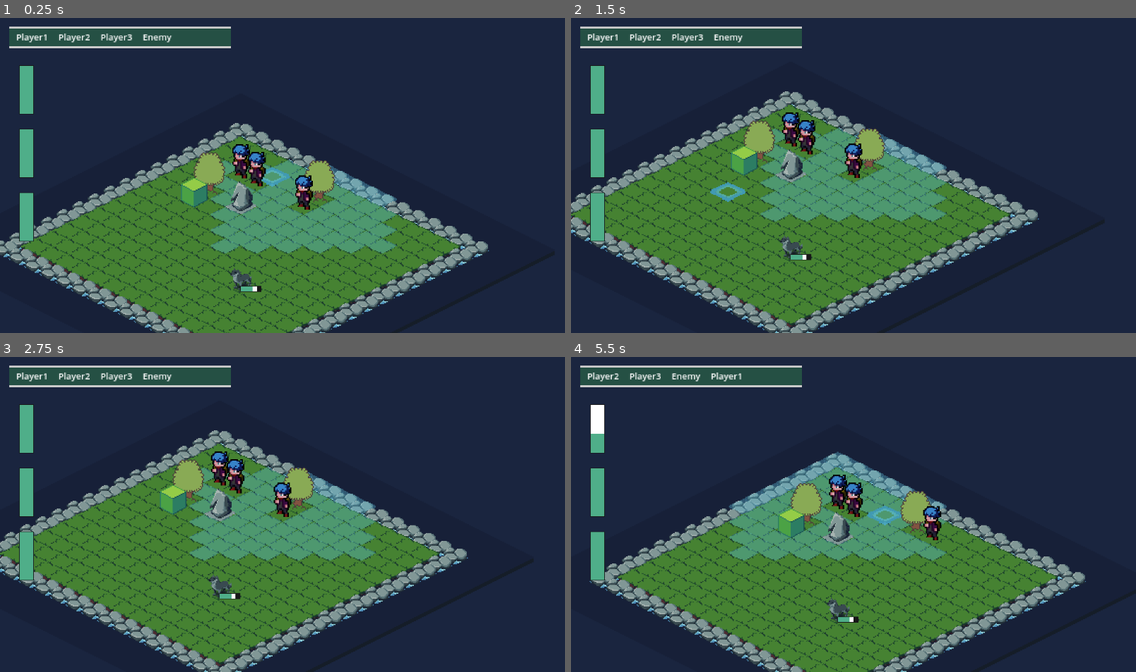
Above: before the commit, frames 1-4 (two rows, left to right).
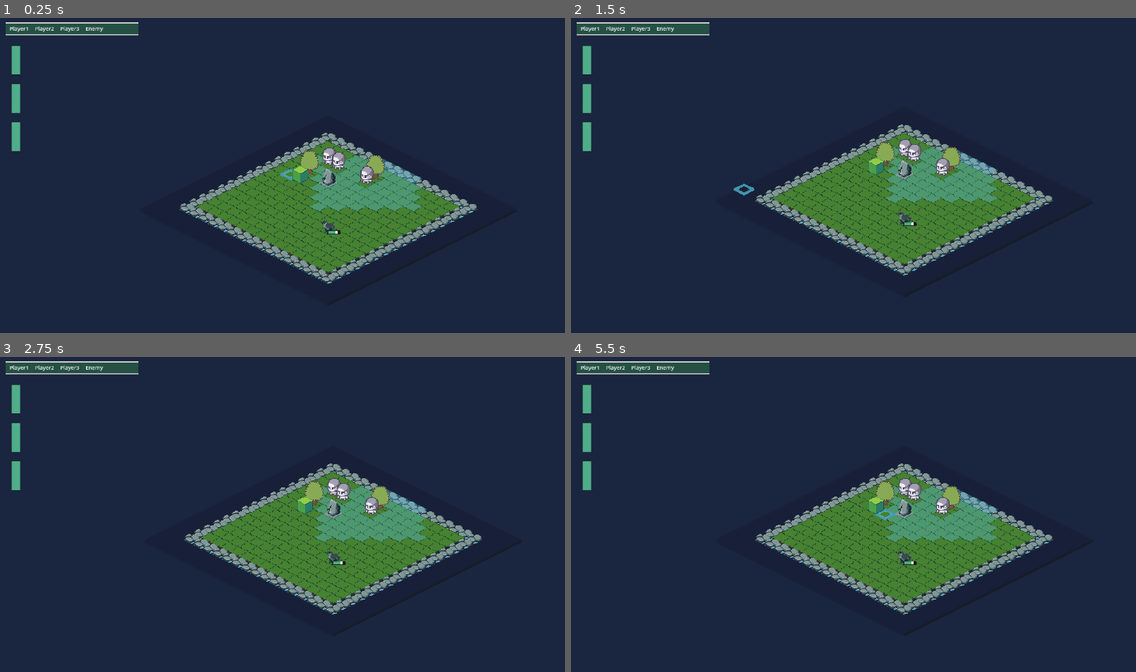
Above: after the commit, the same moments.

Repository: NopeGuy/GodotRTS
Game: Godot game, scene res://main.tscn
Two runs of this game, one before a commit and one after it. Both use one fixed random seed, a clock stepped at 60 frames per second and the inputs below.
Inputs (mouse positions are in pixels of both pictures, inside the frame that each line leads up to):
- Up to frame 1 (0.25 s): no input
- Up to frame 2 (1.5 s): move the mouse to (977, 159) at 0.52 s; click (977, 159) at 0.6 s; move the mouse to (740, 191) at 1.27 s; click (740, 191) at 1.35 s
- Up to frame 3 (2.75 s): tap Enter at 2 s; move the mouse to (339, 445) at 2.02 s; click (339, 445) at 2.1 s
- Up to frame 4 (5.5 s): tap Space at 2.75, 4.25 s; move the mouse to (825, 577) at 2.77 s; click (825, 577) at 2.85 s; tap Enter at 3.5, 5 s; move the mouse to (1023, 561) at 3.52 s; click (1023, 561) at 3.6 s; move the mouse to (684, 467) at 4.27 s; click (684, 467) at 4.35 s; move the mouse to (881, 514) at 5.02 s; click (881, 514) at 5.1 s

The runs differ from the first frame. In frame 1, 38% of the frame differs, in the area x 0-87%, y 1-100%; in frame 2, 37%; in frame 3, 37%; in frame 4, 37%.

Commit message:
small changes

Diff:
--- a/CharacterManager.gd
+++ b/CharacterManager.gd
@@ -80,5 +80,6 @@
 
 	# Update camera position
 	if active_player != null:
-		camera.position = active_player.global_position
+		camera.position.x = active_player.global_position.x - 150
+		camera.position.y = active_player.global_position.y
 	background.position = camera.position
--- a/Characters/player.tscn
+++ b/Characters/player.tscn
@@ -1,7 +1,7 @@
 [gd_scene load_steps=5 format=3 uid="uid://dhdc7l4hnafb0"]
 
-[ext_resource type="Texture2D" uid="uid://bvqufju215rb7" path="res://Assets/spriteguy.png" id="1_hy0pd"]
 [ext_resource type="Script" path="res://Characters/player.gd" id="1_pkel6"]
+[ext_resource type="Texture2D" uid="uid://3sa4c1m2tsmy" path="res://Assets/tiles1/critters/men.png" id="2_vree8"]
 [ext_resource type="PackedScene" uid="uid://siaqnq0ew1xy" path="res://Overlay/health_bar.tscn" id="3_qk4m8"]
 
 [sub_resource type="RectangleShape2D" id="RectangleShape2D_d426h"]
@@ -17,9 +17,12 @@
 [node name="Sprite2D" type="Sprite2D" parent="."]
 z_index = 1
 y_sort_enabled = true
-position = Vector2(-1.57143, -21.4285)
-scale = Vector2(0.7, 0.7)
-texture = ExtResource("1_hy0pd")
+position = Vector2(2.71429, -24.2856)
+scale = Vector2(2, 2)
+texture = ExtResource("2_vree8")
+hframes = 12
+vframes = 8
+frame = 49
 
 [node name="CollisionShape2D" type="CollisionShape2D" parent="."]
 y_sort_enabled = true
--- a/main.tscn
+++ b/main.tscn
@@ -26,6 +26,7 @@
 [node name="Camera2D" type="Camera2D" parent="."]
 zoom = Vector2(2, 2)
 position_smoothing_enabled = true
+position_smoothing_speed = 8.0
 
 [node name="Overlay" type="CanvasLayer" parent="."]
 
--- a/project.godot
+++ b/project.godot
@@ -21,6 +21,8 @@
 
 [display]
 
+window/size/viewport_width=1920
+window/size/viewport_height=1080
 window/stretch/mode="viewport"
 
 [dotnet]
Binary file added: Assets/tiles1/critters/men.png
Not shown, added: Assets/tiles1/critters/men.png.import
Not shown, added: icon.svg.import
